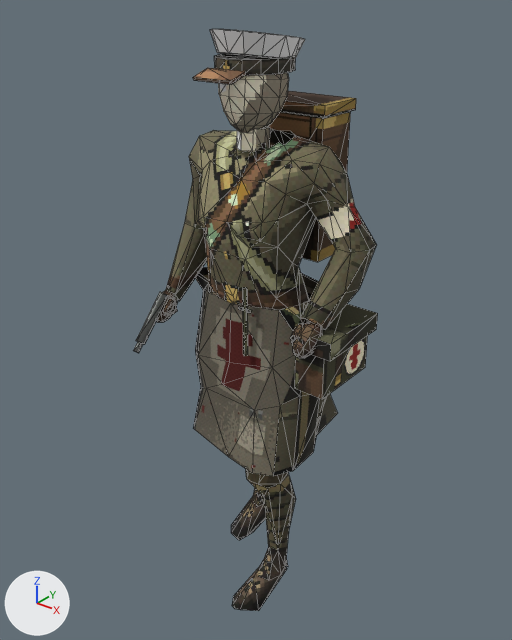
Before and after pictures for a commit that changed the Blender file tools/art/blend/combat-medic.blend.
Before and after are seen from a 50 mm camera at (0.825, -1.066, 1.279) aimed at (-0.005, -0.028, 0.636). Every picture has the same lights, and +X, +Y and +Z are marked at lower left. The older version comes first. Mesh edges are drawn as thin lines.

The first picture shows 'Accent', 'Back', 'Body', 'Coat', 'Helmet', 'Hip' and 1 more.
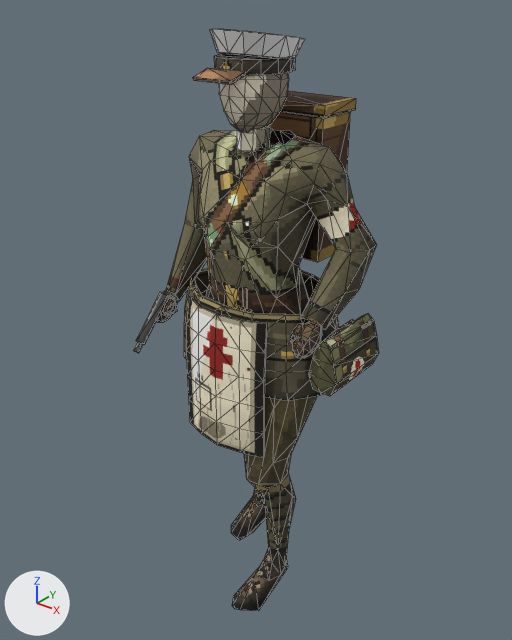
The change in detail:
me_coat is used by ob_coat; location (0.0, 0.0, 0.0).
me_coat had 104 vertices, 160 faces and spanned x -0.183..0.17, y -0.155..0.114, z 0.361..0.713.
me_coat now has 188 vertices, 272 faces and spans x -0.179..0.19, y -0.165..0.121, z 0.4..0.711.
me_coat part 1: the loose piece of 52 vertices spanning x -0.177..0.162, y -0.147..0.108, z 0.361..0.713 is rebuilt with 64 vertices and now spans x -0.172..0.183, y -0.145..0.113, z 0.538..0.708.
me_coat part 2: the loose piece of 52 vertices spanning x -0.183..0.17, y -0.155..0.114, z 0.361..0.71 is rebuilt with 64 vertices and now spans x -0.179..0.19, y -0.152..0.121, z 0.538..0.711.
me_coat part 3: a new loose piece of 30 vertices spanning x -0.1..0.101, y -0.159..-0.122, z 0.4..0.697, in mat_combat_mediccoat (picture img_combat_medic_coat).
me_coat part 4: a new loose piece of 30 vertices spanning x -0.102..0.102, y -0.165..-0.127, z 0.4..0.697, in mat_combat_mediccoat (picture img_combat_medic_coat).
me_hip is used by ob_hip; location (0.0, 0.0, 0.0).
me_hip had 30 vertices, 44 faces and spanned x 0.028..0.227, y -0.127..0.062, z 0.563..0.751.
me_hip now has 66 vertices, 108 faces and spans x -0.103..0.239, y -0.127..0.075, z 0.575..0.751.
me_hip part 5: the loose piece of 8 vertices spanning x 0.148..0.211, y -0.099..0.057, z 0.563..0.683 is rebuilt with 20 vertices and now spans x 0.178..0.239, y -0.099..0.057, z 0.575..0.683.
me_hip part 6: 8 vertices removed from x 0.149..0.227, y -0.104..0.062, z 0.651..0.687; 16 vertices added at x 0.196..0.224, y -0.088..0.046, z 0.643..0.685.
me_hip part 7: 18 kept faces spanning x 0.028..0.057, y -0.127..-0.116, z 0.609..0.751 get new texture (UV) coordinates.
Other edits to the shape of me_hip do not show in these pictures.

Boxes (x1, y1, x2, y2) around the edits, measured in the pictures (512 x 640 px; the box of a moved part takes in the faces that stretch with it):
'Coat', reshaped (7% wider, 9% shorter)
    before: (193, 268, 338, 476)
    after: (184, 268, 339, 458)
'Hip', reshaped
    before: (239, 288, 378, 399)
    after: (239, 288, 379, 396)
part 1 of me_coat, rebuilt
    before: (198, 268, 318, 310)
    after: (192, 271, 319, 315)
part 2 of me_coat, rebuilt (7% wider, 34% shorter)
    before: (193, 273, 338, 476)
    after: (184, 268, 339, 401)
part 3 of me_coat, added
    after: (191, 297, 267, 456)
part 4 of me_coat, added
    after: (186, 297, 266, 458)
part 5 of me_hip, rebuilt
    before: (295, 336, 368, 399)
    after: (309, 313, 379, 396)
part 6 of me_hip, moved or reshaped
    before: (311, 304, 378, 361)
    after: (332, 319, 372, 349)
part 7 of me_hip, surface changed
    before: (239, 288, 252, 356)
    after: (239, 288, 252, 312)
